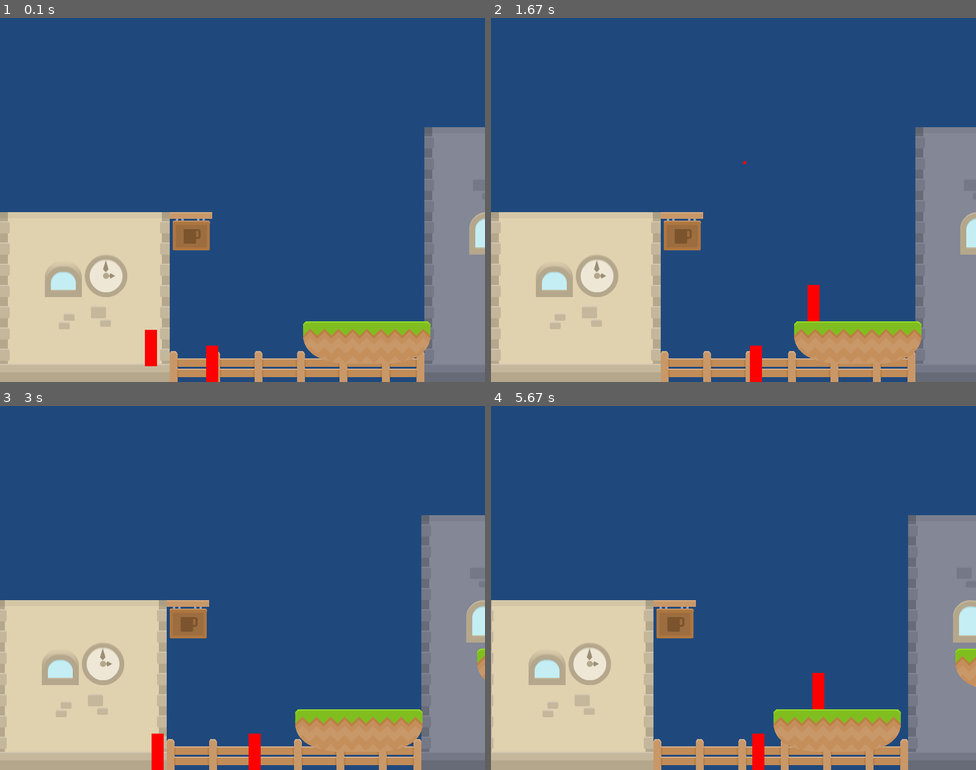
Above: before the commit, frames 1-4 (two rows, left to right).
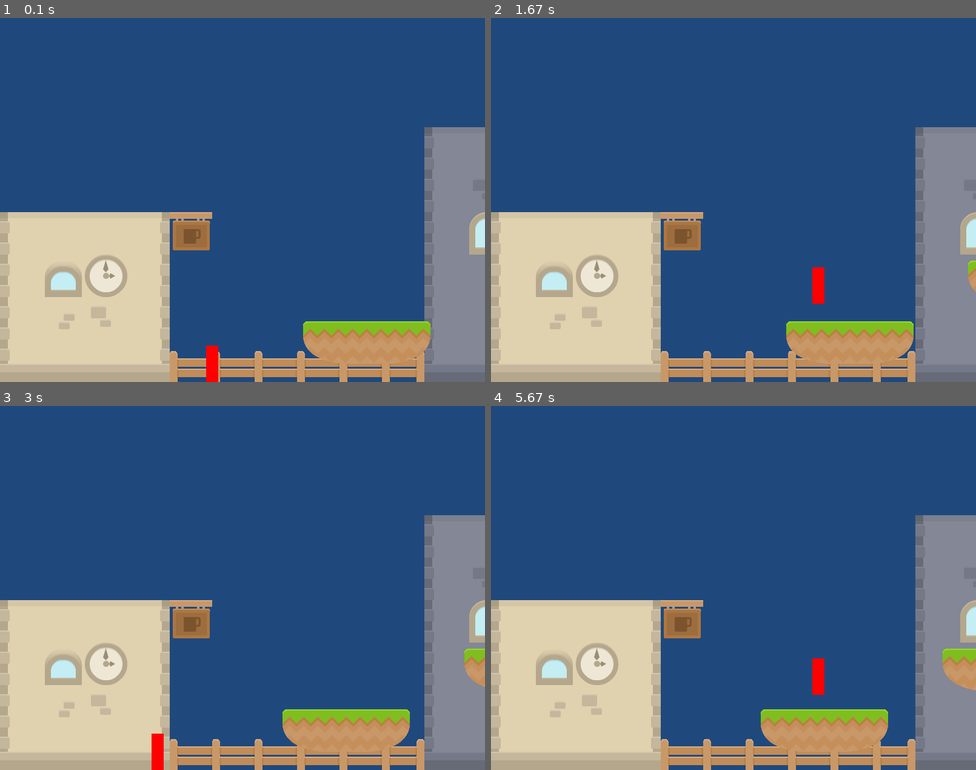
Above: after the commit, the same moments.

Repository: bsecker/Zombies_vs_Aliens
Game: pygame game, started from main.py
Two runs of this game, one before a commit and one after it. Both use one fixed random seed, a clock stepped at 60 frames per second and the inputs below. The source is Python 2; it was converted automatically to run under Python 3.
Inputs (mouse positions are in pixels of both pictures, inside the frame that each line leads up to):
- Up to frame 1 (0.1 s): no input
- Up to frame 2 (1.67 s): click (733, 200) at 0.38 s; hold D 0.67-1.13 s; hold W 1.17-1.47 s; hold D from 1.5 s (still down)
- Up to frame 3 (3 s): release D at 1.97 s; hold A 2-2.53 s; hold A 2.57-2.97 s
- Up to frame 4 (5.67 s): hold W 3-3.37 s; hold D 3.4-4.03 s; hold A 4.07-4.53 s; hold D 4.57-5.03 s; hold W 5.07-5.37 s; hold D from 5.4 s (still down)

The runs differ from the first frame. In frame 1, 0.2% of the frame differs, in the area x 29-33%, y 85-96%; in frame 2, 1.3%; in frame 3, 3.7%; in frame 4, 7.2%, in the area x 0-100%, y 30-100%.

Commit message:
FINAL - ROTATIONAL FIRING
Im gonna switch back to the normal way of firing.

Diff:
--- a/entities.py
+++ b/entities.py
@@ -17,7 +17,7 @@
         Base_Entity.__init__(self)
 
         self.max_gravity = 20
-        self.jump_speed = 8
+        self.jump_speed = 9
         self.gravity_accel = .30
         self.move_speed = 7
         self.alive = True
@@ -66,9 +66,7 @@
 
     def calc_gravity(self):
         """ Calculate effect of gravity. """
-        if self.y_vel == 0:
-            self.y_vel = 1
-        else:
+        if self.y_vel <= self.max_gravity:
             self.y_vel += self.gravity_accel
 
         # See if we are on the ground.
@@ -175,8 +173,7 @@
     def __init__(self, rot):
         Base_Entity.__init__(self)
         self.rot = rot
-        self.move_speed = 4
-        print self.rot
+        self.move_speed = 10
         self.x_vel = math.cos(self.rot) * self.move_speed
         self.y_vel = math.sin(self.rot) * self.move_speed
 
@@ -193,6 +190,8 @@
         self.rect.x += self.x_vel
         self.rect.y += self.y_vel
 
+        print self.x_vel
+
         # Collide with objects
         block_hit_list = pygame.sprite.spritecollide(self, self.level.block_list, False)
         if len(block_hit_list) > 0:
@@ -200,7 +199,7 @@
 
         current_position = self.rect.x + self.level.world_shift
 
-        # Destroy if outside world
+        # # Destroy if outside world
         if current_position > -self.level.level_limit:
             self.kill()
         elif current_position < self.level.level_limit:
--- a/levels.py
+++ b/levels.py
@@ -27,7 +27,8 @@
 
     def render(self, surface):
         """draw the background and all the entities"""
-        surface.blit(self.background, (self.world_shift // 3,0))
+
+        surface.blit(self.background, (0,0))#(self.world_shift // 3,0))
 
         #draw all sprite lists
         self.block_list.draw(surface)
@@ -44,7 +45,6 @@
 
         for enemy in self.enemy_list:
             enemy.rect.x += shift_x
-
 
     def add_zombie(self, x, y):
         #add zombie:
--- a/main.py
+++ b/main.py
@@ -29,7 +29,7 @@
     player.rect.y = constants.SCREEN_HEIGHT - player.rect.height
 
     current_level.active_sprite_list.add(player)
-    current_level.spawn_zombies()
+    # current_level.spawn_zombies()
 
     FPSCLOCK = pygame.time.Clock()
 
Not shown, changed: entities.pyc
Not shown, changed: levels.pyc
